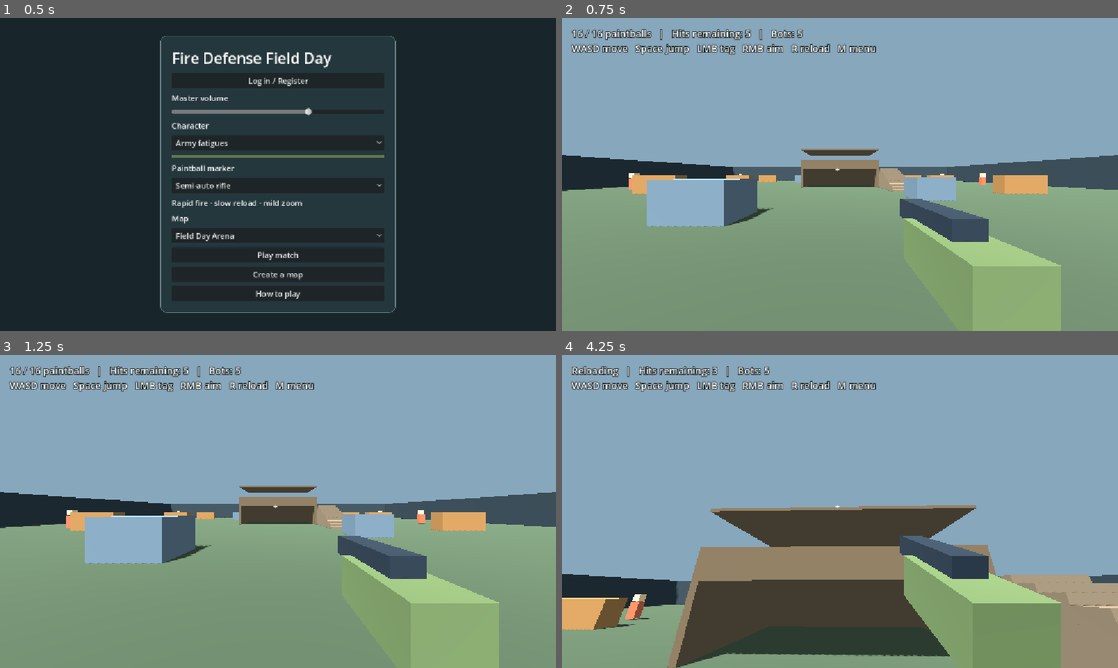
Above: before the commit, frames 1-4 (two rows, left to right).
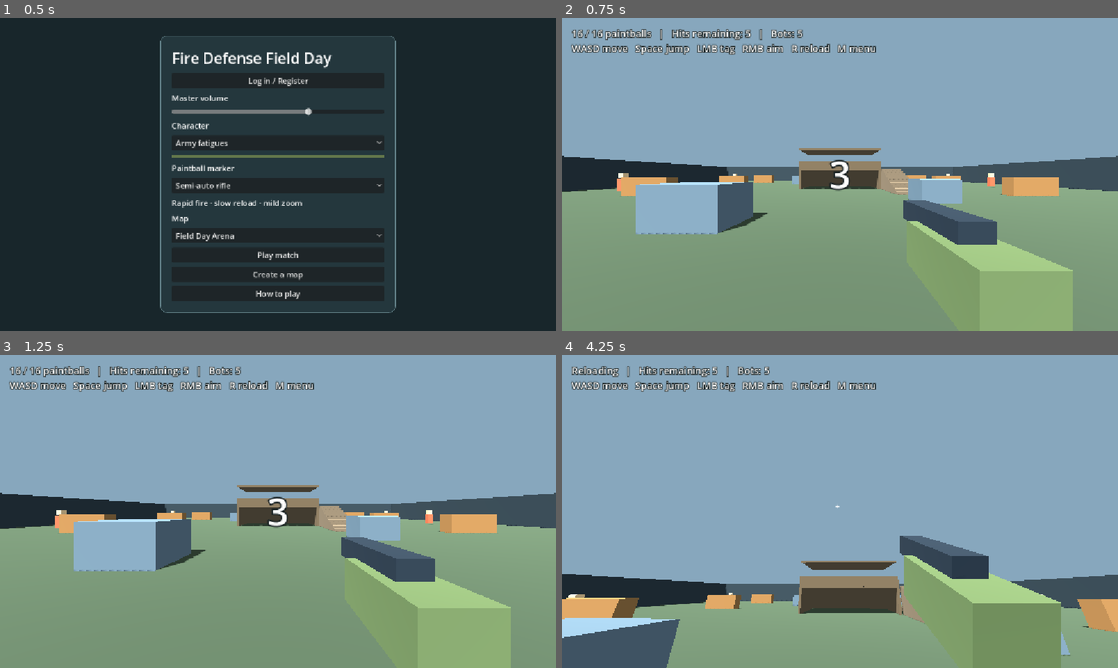
Above: after the commit, the same moments.

Repository: 302stang86/fdfd
Game: Godot game, scene res://menu.tscn
The game is run twice, just before and just after one commit, with the same random seed, the same clock (stepped at 60 frames per second) and the same inputs.
Inputs (mouse positions are in pixels of both pictures, inside the frame that each line leads up to):
- Up to frame 1 (0.5 s): no input
- Up to frame 2 (0.75 s): click "Play match" at 0.5 s
- Up to frame 3 (1.25 s): no input
- Up to frame 4 (4.25 s): tap Enter at 1.25, 1.55, 2.1, 3.05, 3.6 s; move the mouse to (867, 511) at 1.27 s; hold W from 1.28 s (still down); tap R at 1.35, 2.3, 2.85, 3.8 s; click (867, 511) at 1.42 s; tap Space at 1.52, 2.27, 3.77 s; move the mouse to (812, 511) at 2.02 s; click (812, 511) at 2.17 s; move the mouse to (851, 505) at 2.77 s; click (851, 505) at 2.92 s; move the mouse to (834, 517) at 3.52 s; click (834, 517) at 3.67 s

Frame 1 is identical in both runs. In frame 2, 4.2% of the frame differs, in the area x 0-100%, y 41-100%; in frame 3, 4.3%; in frame 4, 25%, in the area x 0-100%, y 3-100%.

Commit message:
Add a three-second match countdown

Diff:
--- a/arena.gd
+++ b/arena.gd
@@ -2,6 +2,8 @@
 
 const SPEED := 5.0
 const LOOK := 0.0025
+const COUNTDOWN_DURATION := 3.0
+const GO_DURATION := 0.55
 signal menu_requested
 
 const MAGAZINES := [16, 6, 4]
@@ -21,6 +23,10 @@
 var player: CharacterBody3D
 var camera: Camera3D
 var hud: Label
+var crosshair: Label
+var countdown_label: Label
+var countdown_left := COUNTDOWN_DURATION
+var go_left := 0.0
 var bots: Array[CharacterBody3D] = []
 var bot_velocities: Array[Vector3] = []
 var spawn := Vector3(0, 0.1, 19)
@@ -83,11 +89,20 @@
 	hud.add_theme_color_override("font_outline_color", Color("#172021"))
 	hud.add_theme_constant_override("outline_size", 6)
 	overlay.add_child(hud)
-	var crosshair := Label.new()
+	crosshair = Label.new()
 	crosshair.text = "+"
 	overlay.add_child(crosshair)
 	crosshair.set_anchors_and_offsets_preset(Control.PRESET_CENTER)
 	crosshair.position -= crosshair.size / 2.0
+	var center := CenterContainer.new()
+	center.mouse_filter = Control.MOUSE_FILTER_IGNORE
+	overlay.add_child(center)
+	center.set_anchors_and_offsets_preset(Control.PRESET_FULL_RECT)
+	countdown_label = Label.new()
+	countdown_label.add_theme_font_size_override("font_size", 76)
+	countdown_label.add_theme_constant_override("outline_size", 13)
+	countdown_label.add_theme_color_override("font_outline_color", Color("#172021"))
+	center.add_child(countdown_label)
 	start_match()
 	if not OS.has_feature("web") and DisplayServer.get_name() != "headless":
 		Input.mouse_mode = Input.MOUSE_MODE_CAPTURED
@@ -154,6 +169,9 @@
 	bot_clock = 0
 	outcome = ""
 	fire_requested = false
+	countdown_left = COUNTDOWN_DURATION
+	go_left = 0.0
+	update_countdown()
 	update_hud()
 
 func _unhandled_input(event: InputEvent) -> void:
@@ -163,14 +181,15 @@
 			return
 		if event.keycode == KEY_ESCAPE:
 			Input.mouse_mode = Input.MOUSE_MODE_VISIBLE
+			update_hud()
 		if event.keycode == KEY_ENTER and outcome != "":
 			start_match()
-		if event.keycode == KEY_R and reload <= 0 and ammo < magazine_size() and outcome == "":
+		if event.keycode == KEY_R and countdown_left <= 0.0 and reload <= 0 and ammo < magazine_size() and outcome == "":
 			reload = RELOAD_TIMES[marker_id]
 	if event is InputEventMouseButton and event.pressed and event.button_index == MOUSE_BUTTON_LEFT:
 		if Input.mouse_mode != Input.MOUSE_MODE_CAPTURED:
 			Input.mouse_mode = Input.MOUSE_MODE_CAPTURED
-		elif outcome == "":
+		elif outcome == "" and countdown_left <= 0.0:
 			fire_requested = true
 	if event is InputEventMouseMotion and Input.mouse_mode == Input.MOUSE_MODE_CAPTURED:
 		player.rotate_y(-event.relative.x * LOOK)
@@ -179,6 +198,17 @@
 func _physics_process(delta: float) -> void:
 	if Input.mouse_mode != Input.MOUSE_MODE_CAPTURED or outcome != "":
 		return
+	if countdown_left > 0.0:
+		countdown_left = maxf(0.0, countdown_left - delta)
+		if countdown_left == 0.0:
+			go_left = GO_DURATION
+		update_countdown()
+		update_hud()
+		return
+	if go_left > 0.0:
+		go_left = maxf(0.0, go_left - delta)
+		if go_left == 0.0:
+			update_countdown()
 	var direction := Vector3(
 		float(Input.is_physical_key_pressed(KEY_D)) - float(Input.is_physical_key_pressed(KEY_A)),
 		0,
@@ -240,7 +270,7 @@
 	return get_world_3d().direct_space_state.intersect_ray(ray)
 
 func shoot() -> void:
-	if cooldown > 0 or reload > 0 or ammo == 0:
+	if countdown_left > 0.0 or cooldown > 0 or reload > 0 or ammo == 0:
 		return
 	ammo -= 1
 	cooldown = SHOT_INTERVALS[marker_id]
@@ -269,10 +299,18 @@
 		outcome = "Arena cleared! Press Enter to restart."
 	update_hud()
 
+func update_countdown() -> void:
+	crosshair.visible = countdown_left <= 0.0
+	countdown_label.visible = countdown_left > 0.0 or go_left > 0.0
+	countdown_label.text = str(ceili(countdown_left)) if countdown_left > 0.0 else "GO!"
+
 func update_hud() -> void:
+	var message := outcome
+	if outcome.is_empty() and Input.mouse_mode != Input.MOUSE_MODE_CAPTURED:
+		message = "Click the arena to start the countdown." if countdown_left > 0.0 else "Click the arena to capture the mouse."
 	var status := "Reloading" if reload > 0 else "%d / %d paintballs" % [ammo, magazine_size()]
 	hud.text = "%s   |   Hits remaining: %d   |   Bots: %d\nWASD move   Space jump   LMB tag   RMB aim   R reload   M menu\n%s" % [
-		status, health, bots.size(), "Click the arena to capture the mouse." if outcome.is_empty() and Input.mouse_mode != Input.MOUSE_MODE_CAPTURED else outcome
+		status, health, bots.size(), message
 	]
 
 func build_field_day() -> void:
